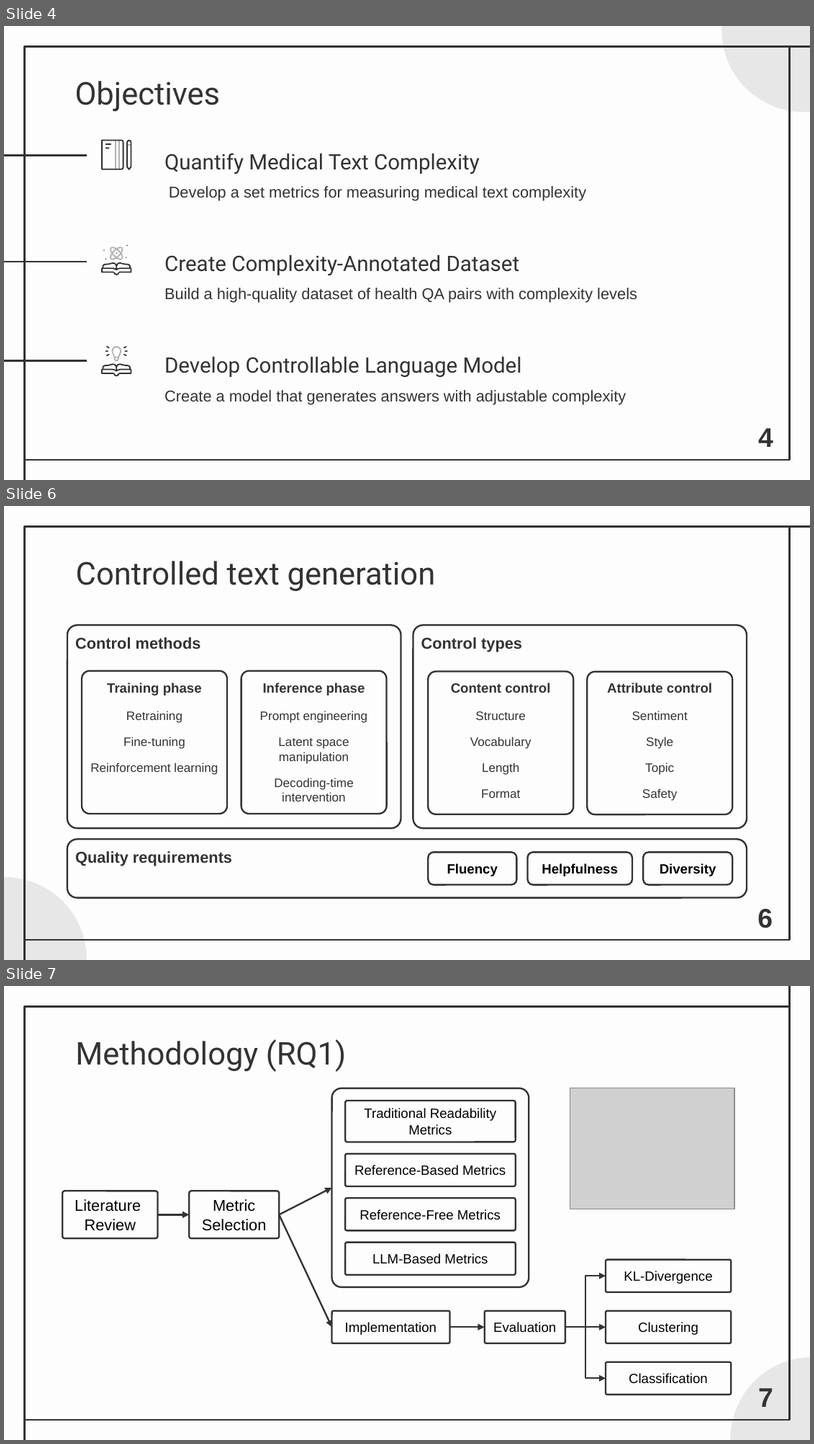
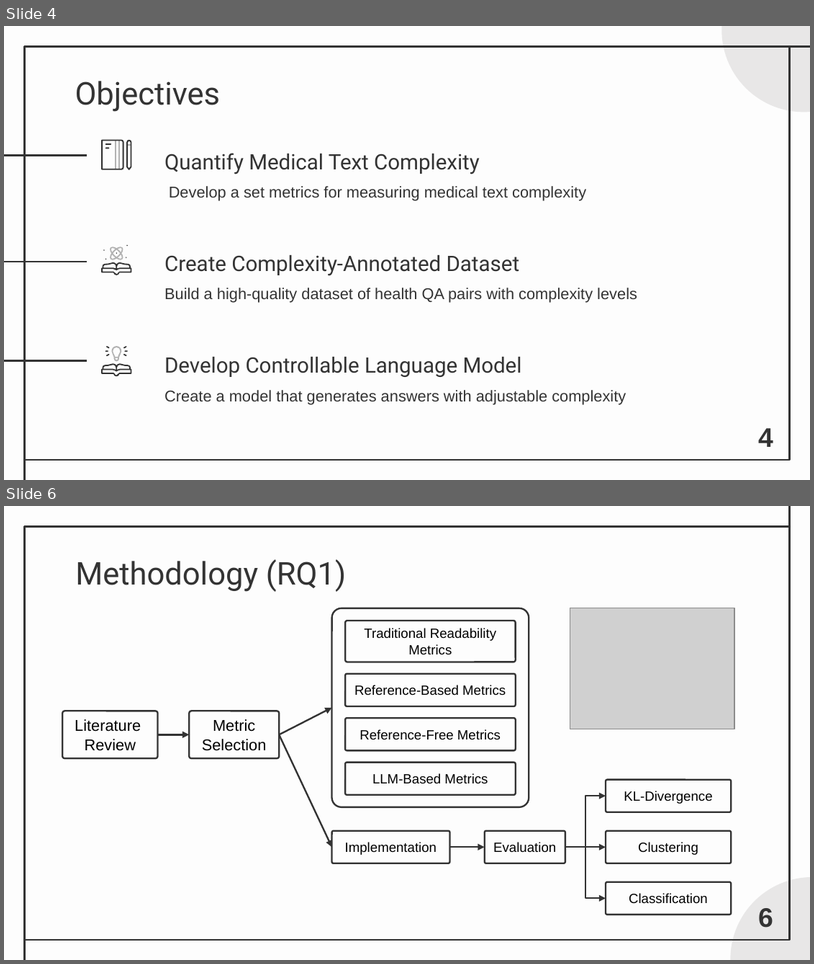
Before and after one commit to DanielFerreira011102/BLS, a slide deck: portfolio/static/documents/PDE_Final.pptx. Shown one above the other, each under a label of ours: slides 4, 6 and 7 before the commit, slides 4 and 6 after it; the slides between them are not shown. The pictures are 814x1444 and 814x964 pixels, drawn with LibreOffice and Linux fonts; fonts in the diff are those of the drawing; grey boxes stand for pictures. Boxes give left, top, right and bottom in pixels: in the first picture for what was removed or moved away, otherwise in the second. Text is boxed around its words. In the diff, an @@ line names an element or a change of style, - is before the commit and + after.

```diff
--- a/portfolio/static/documents/PDE_Final.pptx
+++ b/portfolio/static/documents/PDE_Final.pptx
@@ slide 6 removed at [4,506,810,960], background #FDFDFD; not listed: 2 template elements that a slide beside it also shows @@
@@ title removed at [76,561,436,591] @@
-Controlled text generation
@@ rounded rectangle removed at [67,626,401,829] @@
@@ rounded rectangle removed at [414,626,748,829] @@
@@ text removed at [75,637,201,649] @@
-Control methods
@@ text removed at [422,637,522,652] @@
-Control types
@@ rounded rectangle removed at [82,670,227,813] @@
@@ rounded rectangle removed at [241,670,386,813] @@
@@ rounded rectangle removed at [428,672,574,814] @@
@@ rounded rectangle removed at [588,672,733,814] @@
@@ text removed at [107,682,202,695] @@
-Training phase
@@ text removed at [263,682,365,695] @@
-Inference phase
@@ text removed at [451,682,550,692] @@
-Content control
@@ text removed at [607,682,712,692] @@
-Attribute control
@@ text removed at [90,710,218,775] @@
-Retraining
-Fine-tuning
-Reinforcement learning
@@ text removed at [260,710,368,801] @@
-Prompt engineering
-Latent space manipulation
-Decoding-time intervention
@@ text removed at [471,711,532,798] @@
-Structure
-Vocabulary
-Length
-Format
@@ text removed at [633,710,688,800] @@
-Sentiment
-Style
-Topic
-Safety
@@ rounded rectangle removed at [67,839,747,898] @@
@@ text removed at [75,851,232,866] @@
-Quality requirements
@@ rounded rectangle removed at [428,852,517,884] @@
-Fluency
@@ rounded rectangle removed at [528,852,633,884] @@
-Helpfulness
@@ rounded rectangle removed at [643,852,733,884] @@
-Diversity
@@ ellipse removed at [4,877,87,960] @@
@@ page number removed at [758,908,773,928] @@
-6
@@ line removed from (24, 960) to (24, 937) @@
@@ what was slide 7 is now slide 6 @@
@@ page number at [759,908,774,927]: text changed @@
-7
+6
```
Also in this commit, not shown: 2 slides changed, 4 other files.
